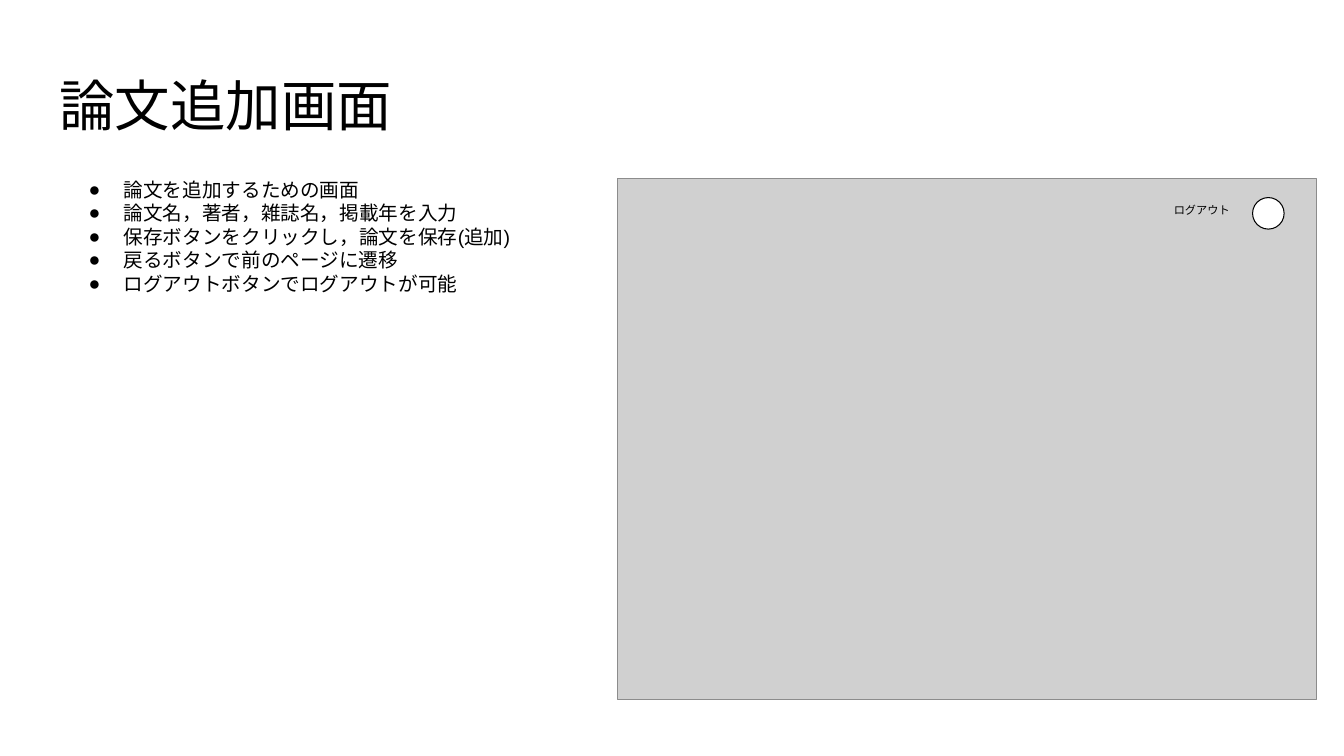
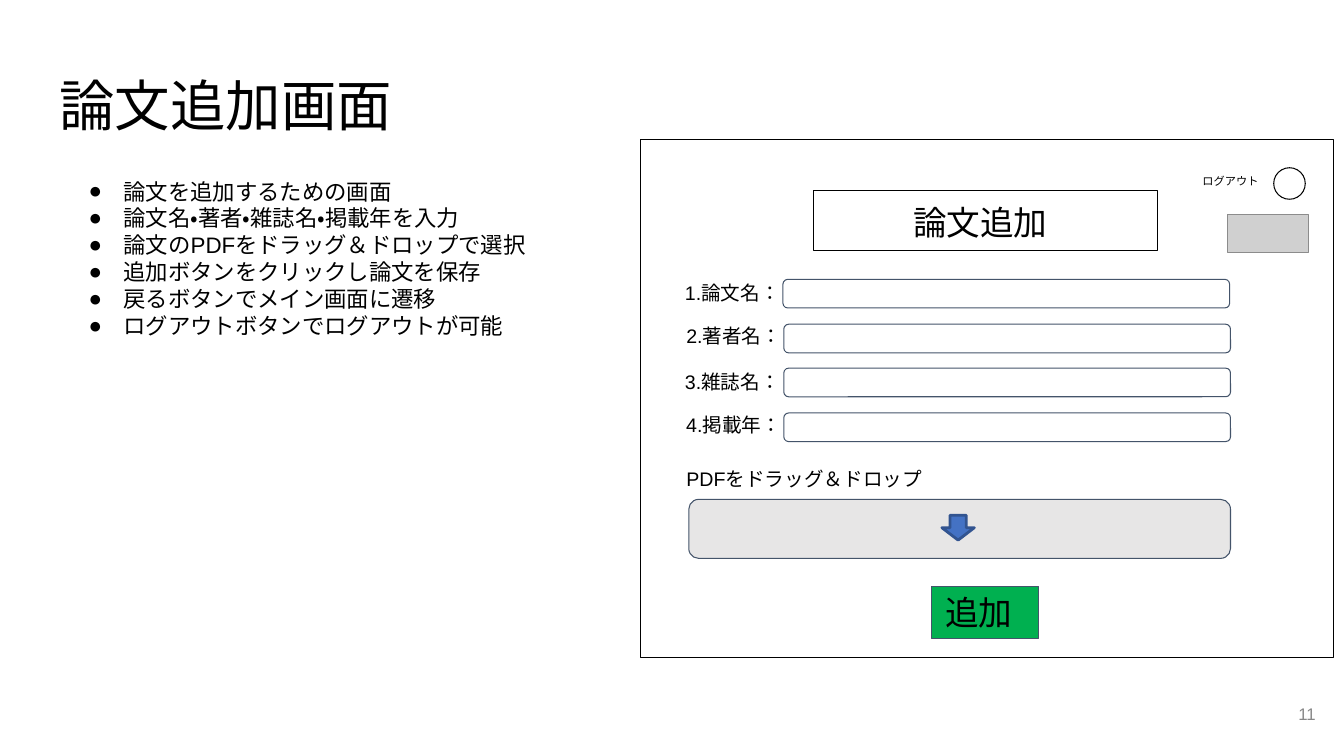
Before and after one commit to minehisa/ex2021, a slide deck: slide 11 of スライド資料/提案資料/20210607_pitch.pptx (slide 10 before the commit). Drawn at 1344x756 pixels with LibreOffice and Linux fonts; fonts in the diff are those of the drawing; grey boxes stand for pictures. Boxes give left, top, right and bottom in pixels: in the first picture for what was removed or moved away, otherwise in the second. Text is boxed around its words. In the diff, an @@ line names an element or a change of style, - is before the commit and + after.

```diff
--- a/スライド資料/提案資料/20210607_pitch.pptx
+++ b/スライド資料/提案資料/20210607_pitch.pptx
@@ picture removed at <box>618,178,1317,700</box> @@
@@ text "ログアウト": place and size @@
-text "ログアウト" at <box>1174,204,1230,215</box>
+text "ログアウト" at <box>1202,176,1258,186</box>
@@ ellipse: place and size @@
-ellipse at <box>1253,198,1285,229</box>
+ellipse at <box>1274,167,1306,199</box>
@@ text at <box>124,207,526,309</box>: text changed; size 14 to 16 pt @@
-● 論文名，著者，雑誌名，掲載年を入力
-● 保存ボタンをクリックし，論文を保存(追加)
-● 戻るボタンで前のページに遷移
+● 論文名・著者・雑誌名・掲載年を入力
+● 論文のPDFをドラッグ＆ドロップで選択
+● 追加ボタンをクリックし論文を保存
+● 戻るボタンでメイン画面に遷移
@@ text at <box>124,181,503,336</box>: size 14 to 16 pt in "論文を追加するための画面", "ログアウトボタンでログアウトが可能" @@
@@ group added at <box>640,139,1334,657</box>: 3 rectangles, 1 text, 1 rounded rectangle, 1 picture @@
+論文追加
+追加
@@ text added at <box>685,284,780,302</box>, 14 pt, text #000000 @@
+1.論文名：
@@ text added at <box>686,328,781,345</box>, 14 pt, text #000000 @@
+2.著者名：
@@ rounded rectangle added at <box>784,325,1231,353</box>, fill #FFFFFF, outline #44546A 0.75 pt @@
@@ text added at <box>685,373,780,391</box>, 14 pt, text #000000 @@
+3.雑誌名：
@@ rounded rectangle added at <box>784,368,1231,396</box>, fill #FFFFFF, outline #44546A 0.75 pt @@
@@ text added at <box>686,417,781,434</box>, 14 pt, text #000000 @@
+4.掲載年：
@@ rounded rectangle added at <box>784,413,1231,442</box>, fill #FFFFFF, outline #44546A 0.75 pt @@
@@ text added at <box>686,470,922,488</box>, 14 pt, text #000000 @@
+PDFをドラッグ＆ドロップ
@@ rounded rectangle added at <box>689,499,1230,559</box>, fill #E7E6E6, outline #44546A 0.75 pt @@
@@ down arrow added at <box>942,515,974,540</box>, fill #4472C4, outline #325491 2 pt @@
@@ page number added at <box>1298,708,1315,720</box>, 12 pt, text #888888 @@
+11
```
Also in this commit, not shown: 11 other slides changed, 1 slide added.
